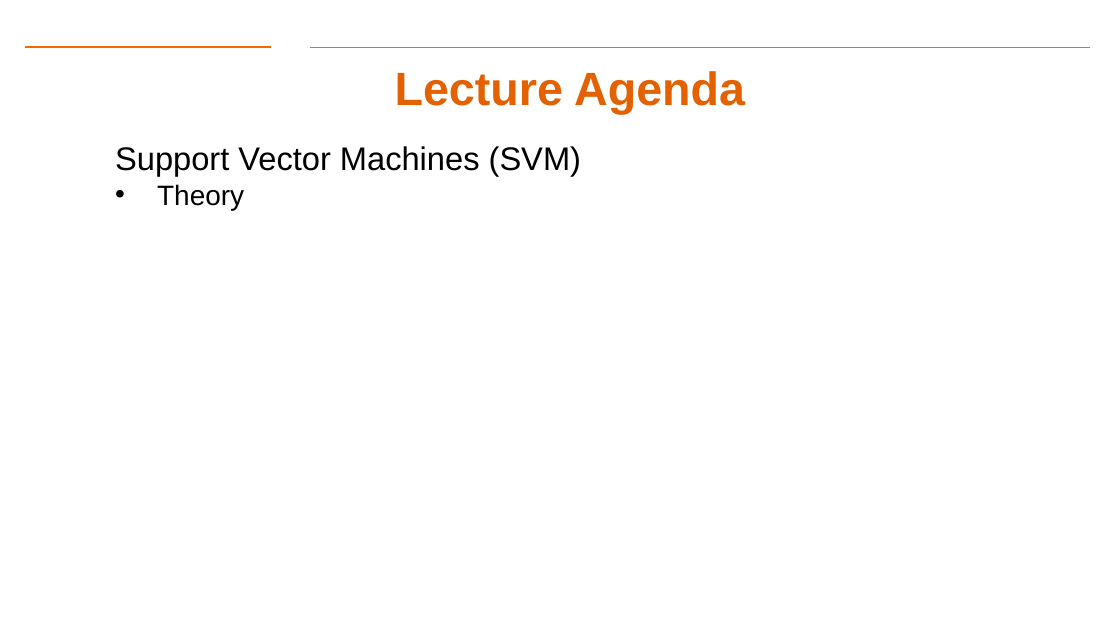
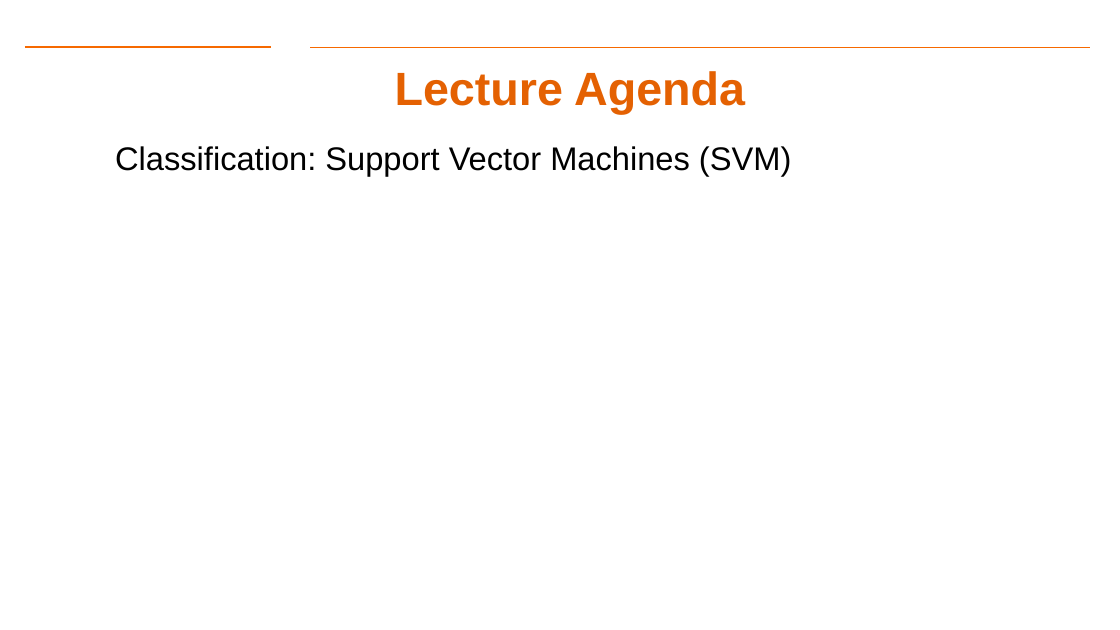
Before and after one commit to gk5951/RIT-DSCI-633-FDS, a slide deck: slide 2 of Syllabus/Lecture07/Lec07.pptx. Drawn at 1120x630 pixels with LibreOffice and Linux fonts; fonts in the diff are those of the drawing; background and template pictures are left out. Boxes give left, top, right and bottom in pixels: in the first picture for what was removed or moved away, otherwise in the second. Text is boxed around its words. In the diff, an @@ line names an element or a change of style, - is before the commit and + after.

```diff
--- a/Syllabus/Lecture07/Lec07.pptx
+++ b/Syllabus/Lecture07/Lec07.pptx
@@ text at bbox=[115, 146, 791, 176]: text changed @@
-Support Vector Machines (SVM)
-  • Theory
+Classification: Support Vector Machines (SVM)
```
Also in this commit, not shown: 11 other slides changed, 3 other files.
